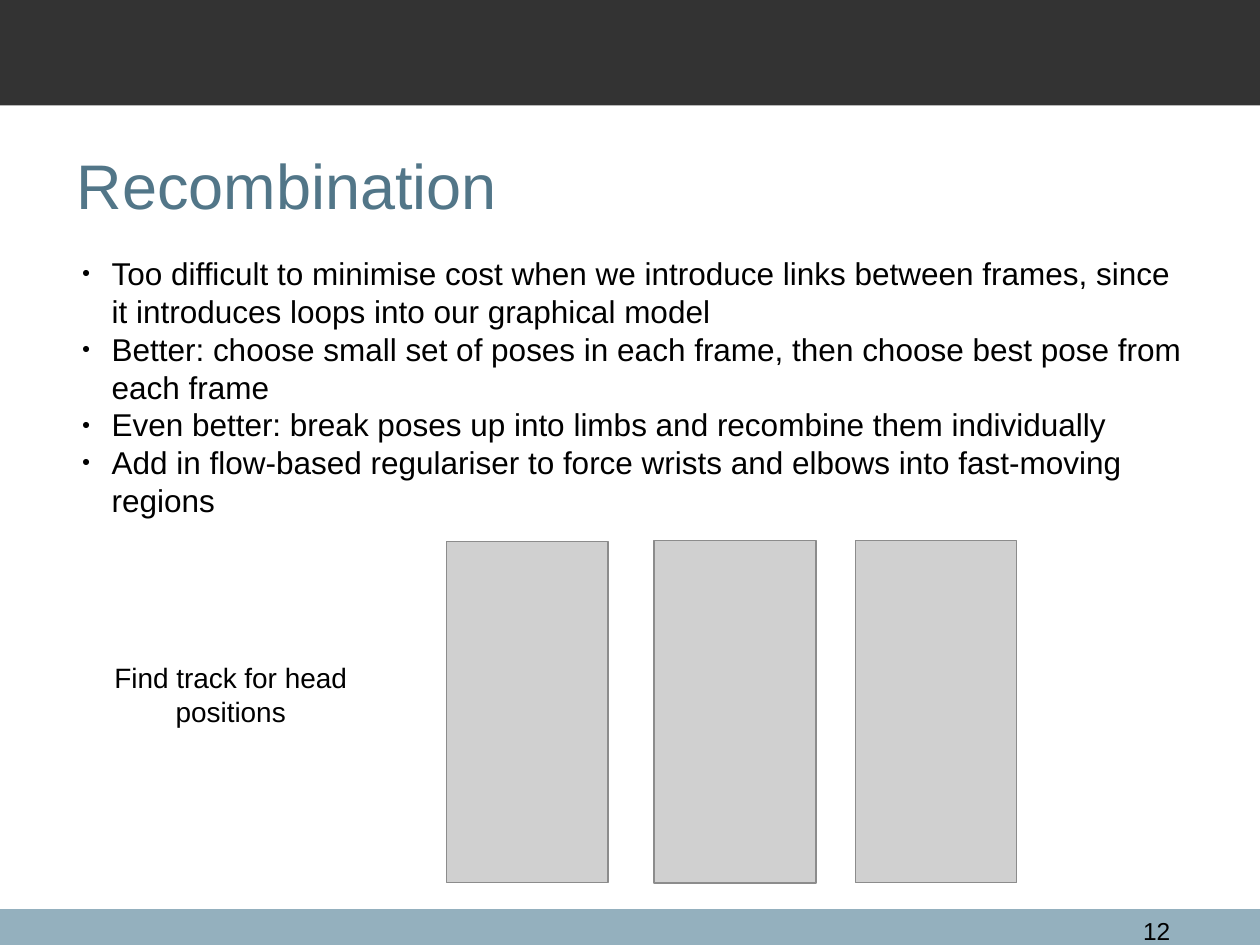
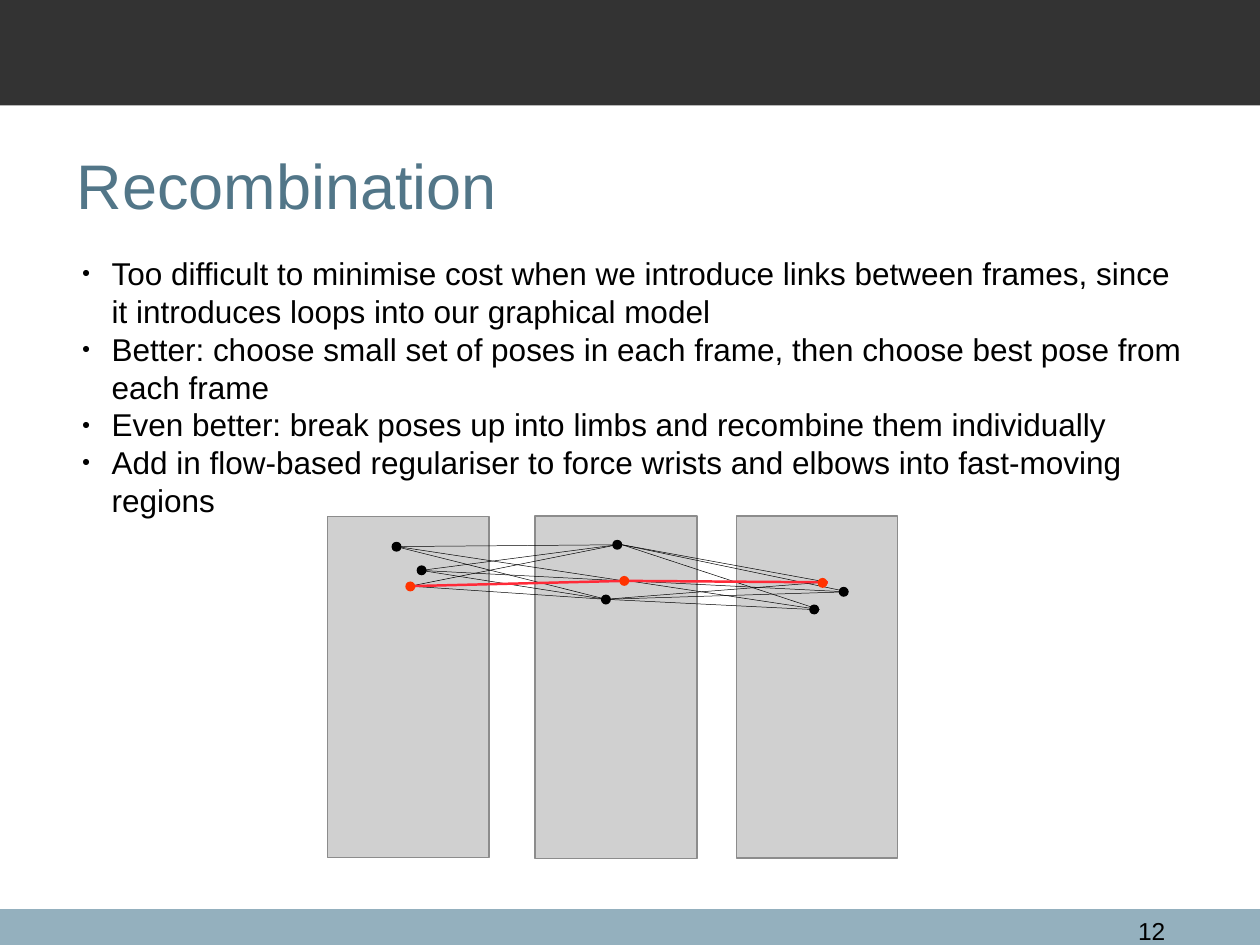
Before and after one commit to qxcv/comp2560, a slide deck: slide 12 of presentation/presentation.odp. Drawn at 1260x945 pixels with LibreOffice and Linux fonts; fonts in the diff are those of the drawing; grey boxes stand for pictures; background and template pictures are left out. Boxes give left, top, right and bottom in pixels: in the first picture for what was removed or moved away, otherwise in the second. Text is boxed around its words. In the diff, an @@ line names an element or a change of style, - is before the commit and + after.

```diff
--- a/presentation/presentation.odp
+++ b/presentation/presentation.odp
@@ 3 pictures moved together from (x1=446, y1=541, x2=1017, y2=883) to (x1=328, y1=515, x2=897, y2=859) @@
@@ ellipse added at (x1=612, y1=539, x2=622, y2=549), fill #000000 @@
@@ ellipse added at (x1=392, y1=542, x2=402, y2=552), fill #000000 @@
@@ line added from (396, 547) to (617, 544), #000000 0.28 pt @@
@@ line added from (396, 547) to (606, 600), #000000 0.28 pt @@
@@ line added from (624, 581) to (397, 547), #000000 0.28 pt @@
@@ line added from (411, 586) to (617, 544), #000000 0.28 pt @@
@@ ellipse added at (x1=417, y1=566, x2=427, y2=576), fill #000000 @@
@@ line added from (421, 571) to (617, 544), #000000 0.28 pt @@
@@ line added from (622, 544) to (828, 582), #000000 0.28 pt @@
@@ line added from (622, 544) to (848, 592), #000000 0.28 pt @@
@@ line added from (819, 610) to (622, 544), #000000 0.28 pt @@
@@ ellipse added at (x1=406, y1=582, x2=416, y2=592), fill #FF3300 @@
@@ line added from (411, 586) to (605, 600), #000000 0.28 pt @@
@@ line added from (411, 586) to (624, 581), #FF2A38 1.42 pt @@
@@ line added from (421, 571) to (624, 581), #000000 0.28 pt @@
@@ line added from (605, 600) to (421, 571), #000000 0.28 pt @@
@@ ellipse added at (x1=601, y1=595, x2=611, y2=605), fill #000000 @@
@@ line added from (605, 600) to (823, 582), #000000 0.28 pt @@
@@ line added from (605, 600) to (843, 592), #000000 0.28 pt @@
@@ ellipse added at (x1=620, y1=576, x2=630, y2=586), fill #FF3300 @@
@@ line added from (629, 581) to (848, 592), #000000 0.28 pt @@
@@ line added from (629, 581) to (819, 610), #000000 0.28 pt @@
@@ line added from (629, 581) to (828, 582), #FF2A38 1.42 pt @@
@@ ellipse added at (x1=818, y1=578, x2=828, y2=588), fill #FF3300 @@
@@ ellipse added at (x1=839, y1=587, x2=849, y2=597), fill #000000 @@
@@ line added from (605, 600) to (814, 610), #000000 0.28 pt @@
@@ ellipse added at (x1=809, y1=605, x2=819, y2=615), fill #000000 @@
@@ text removed at (x1=114, y1=667, x2=347, y2=727) @@
-Find track for head positions
@@ page number moved from (x1=1143, y1=923, x2=1170, y2=940) to (x1=1138, y1=923, x2=1165, y2=940) @@
```
